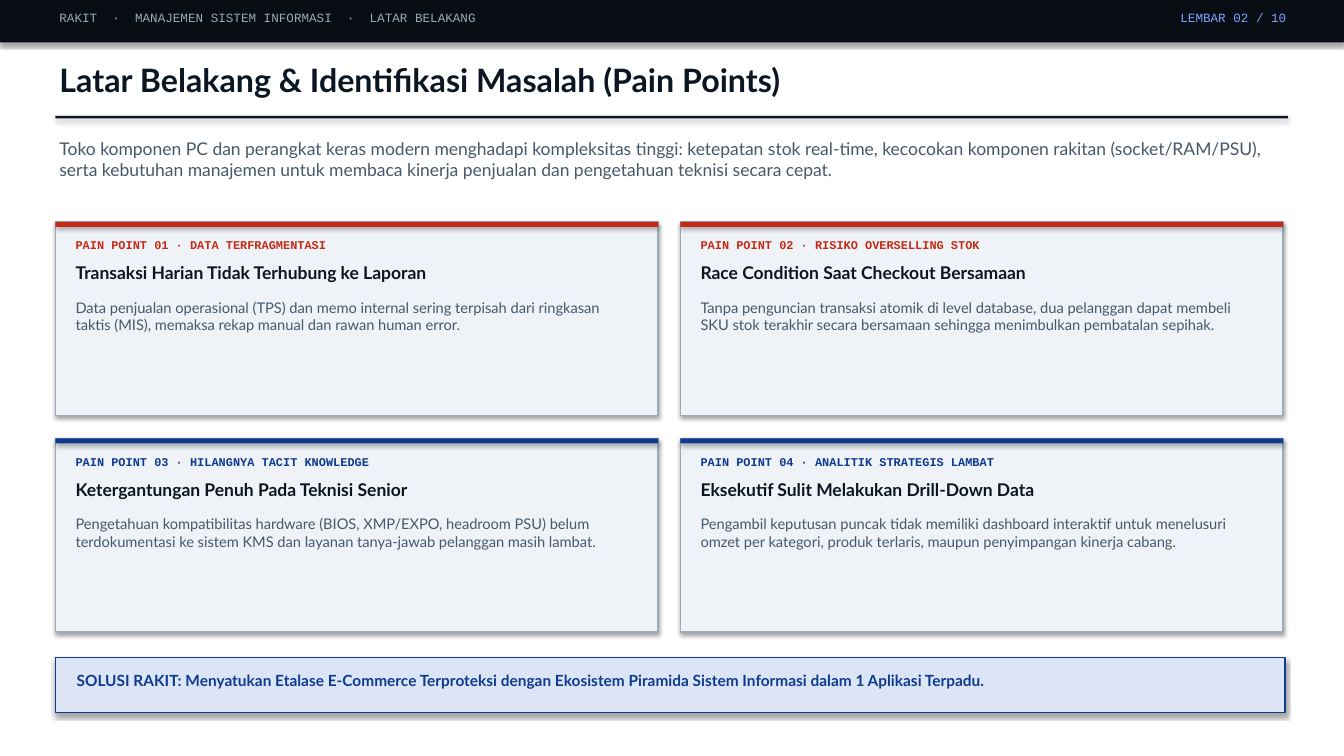
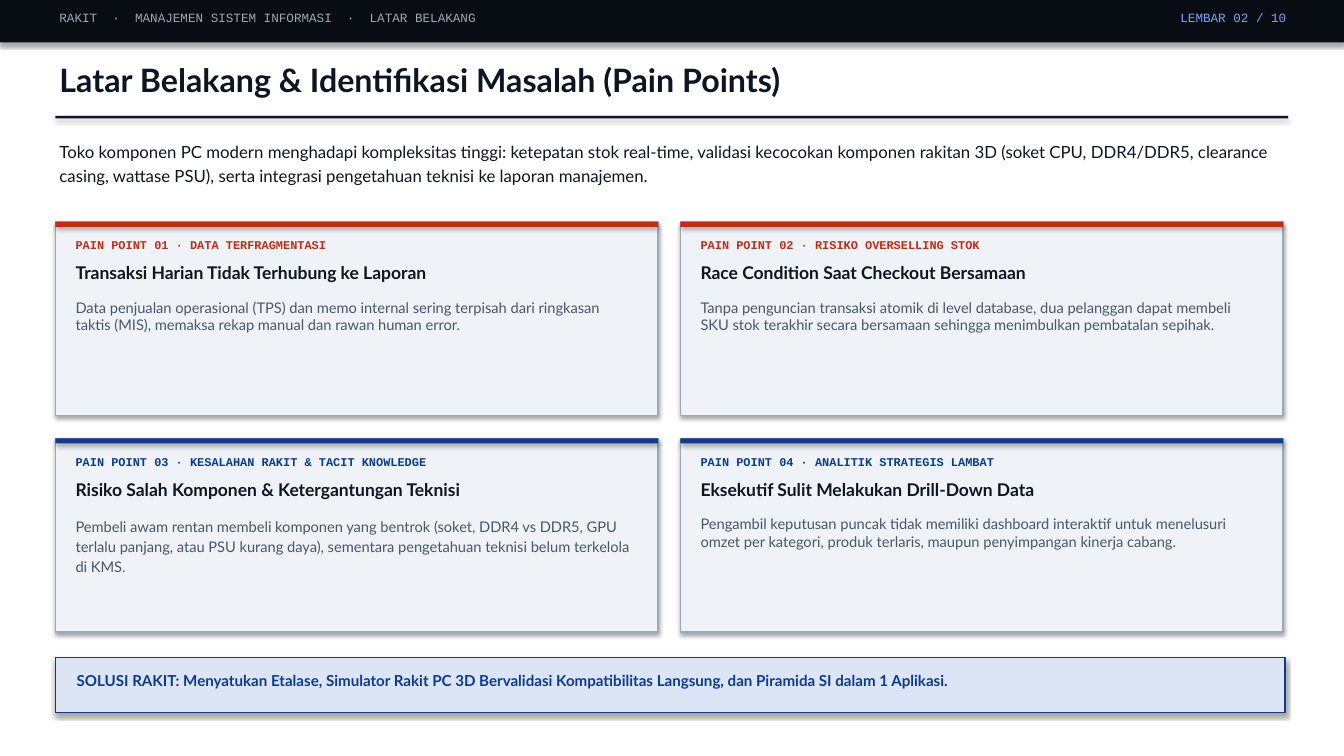
Before and after one commit to RaffaelVeneh/rakit, a slide deck: slide 2 of Presentasi_Proyek_MSI_RAKIT.pptx. Drawn at 1344x756 pixels with LibreOffice and Linux fonts; fonts in the diff are those of the drawing. Boxes give left, top, right and bottom in pixels: in the first picture for what was removed or moved away, otherwise in the second. Text is boxed around its words. In the diff, an @@ line names an element or a change of style, - is before the commit and + after.

```diff
--- a/Presentasi_Proyek_MSI_RAKIT.pptx
+++ b/Presentasi_Proyek_MSI_RAKIT.pptx
@@ text at bbox=[59, 145, 1268, 185]: text changed; size 12.5 to 12 pt; text colour #46586B to #0C1622 @@
-Toko komponen PC dan perangkat keras modern menghadapi kompleksitas tinggi: ketepatan stok real-time, kecocokan komponen rakitan (socket/RAM/PSU), serta kebutuhan manajemen untuk membaca kinerja penjualan dan pengetahuan teknisi secara cepat.
+Toko komponen PC modern menghadapi kompleksitas tinggi: ketepatan stok real-time, validasi kecocokan komponen rakitan 3D (soket CPU, DDR4/DDR5, clearance casing, wattase PSU), serta integrasi pengetahuan teknisi ke laporan manajemen.
@@ text at bbox=[76, 458, 426, 466]: text changed @@
-PAIN POINT 03 · HILANGNYA TACIT KNOWLEDGE
+PAIN POINT 03 · KESALAHAN RAKIT & TACIT KNOWLEDGE
@@ text at bbox=[76, 483, 460, 499]: text changed @@
-Ketergantungan Penuh Pada Teknisi Senior
+Risiko Salah Komponen & Ketergantungan Teknisi
@@ text at bbox=[76, 521, 629, 572]: text changed @@
-Pengetahuan kompatibilitas hardware (BIOS, XMP/EXPO, headroom PSU) belum terdokumentasi ke sistem KMS dan layanan tanya-jawab pelanggan masih lambat.
+Pembeli awam rentan membeli komponen yang bentrok (soket, DDR4 vs DDR5, GPU terlalu panjang, atau PSU kurang daya), sementara pengetahuan teknisi belum terkelola di KMS.
@@ text at bbox=[77, 674, 947, 689]: text changed; size 11 to 10.8 pt @@
-SOLUSI RAKIT: Menyatukan Etalase E-Commerce Terproteksi dengan Ekosistem Piramida Sistem Informasi dalam 1 Aplikasi Terpadu.
+SOLUSI RAKIT: Menyatukan Etalase, Simulator Rakit PC 3D Bervalidasi Kompatibilitas Langsung, dan Piramida SI dalam 1 Aplikasi.
```
Also in this commit, not shown: 9 other slides changed, 8 other files.
